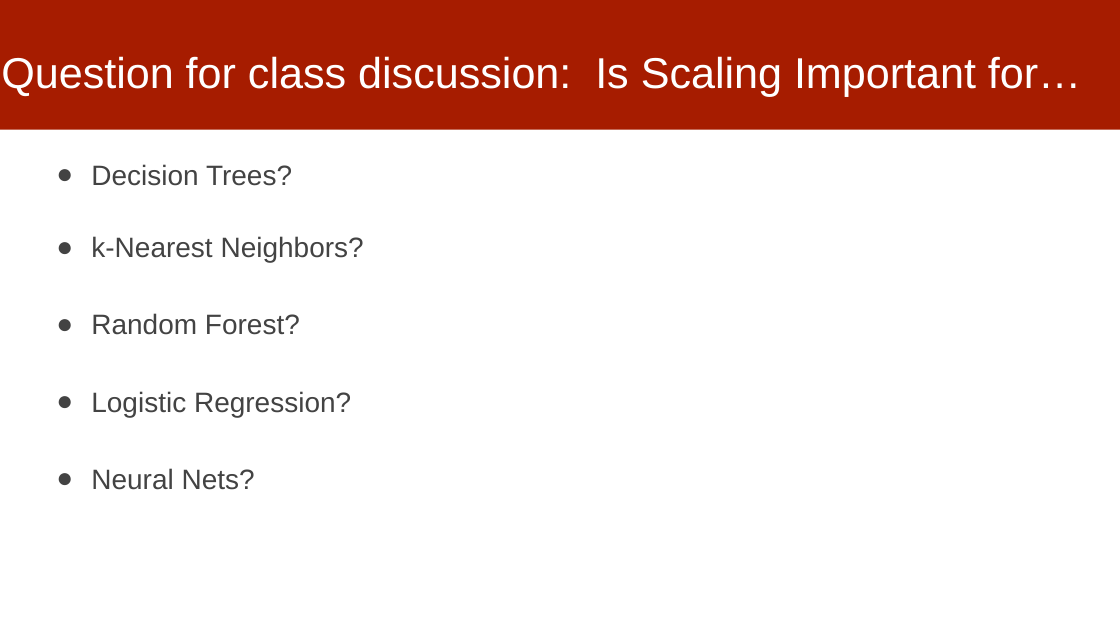
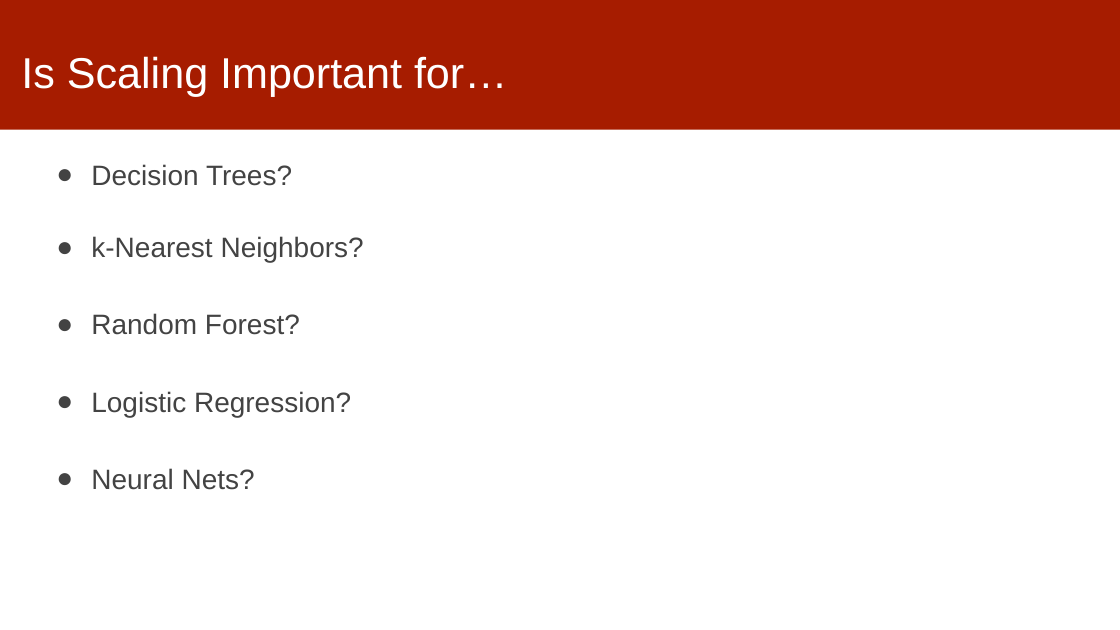
Before and after one commit to dssg/mlforpublicpolicylab, a slide deck: slide 17 of 07 - Features/features-and-imputation.pptx (slide 12 before the commit). Drawn at 1120x630 pixels with LibreOffice and Linux fonts; fonts in the diff are those of the drawing. Boxes give left, top, right and bottom in pixels: in the first picture for what was removed or moved away, otherwise in the second. Text is boxed around its words. In the diff, an @@ line names an element or a change of style, - is before the commit and + after.

```diff
--- a/07 - Features/features-and-imputation.pptx
+++ b/07 - Features/features-and-imputation.pptx
@@ title at (21,56,507,96): text changed @@
-Question for class discussion: Is Scaling Important for…
+Is Scaling Important for…
```
Also in this commit, not shown: 8 other slides changed, 9 slides added.
